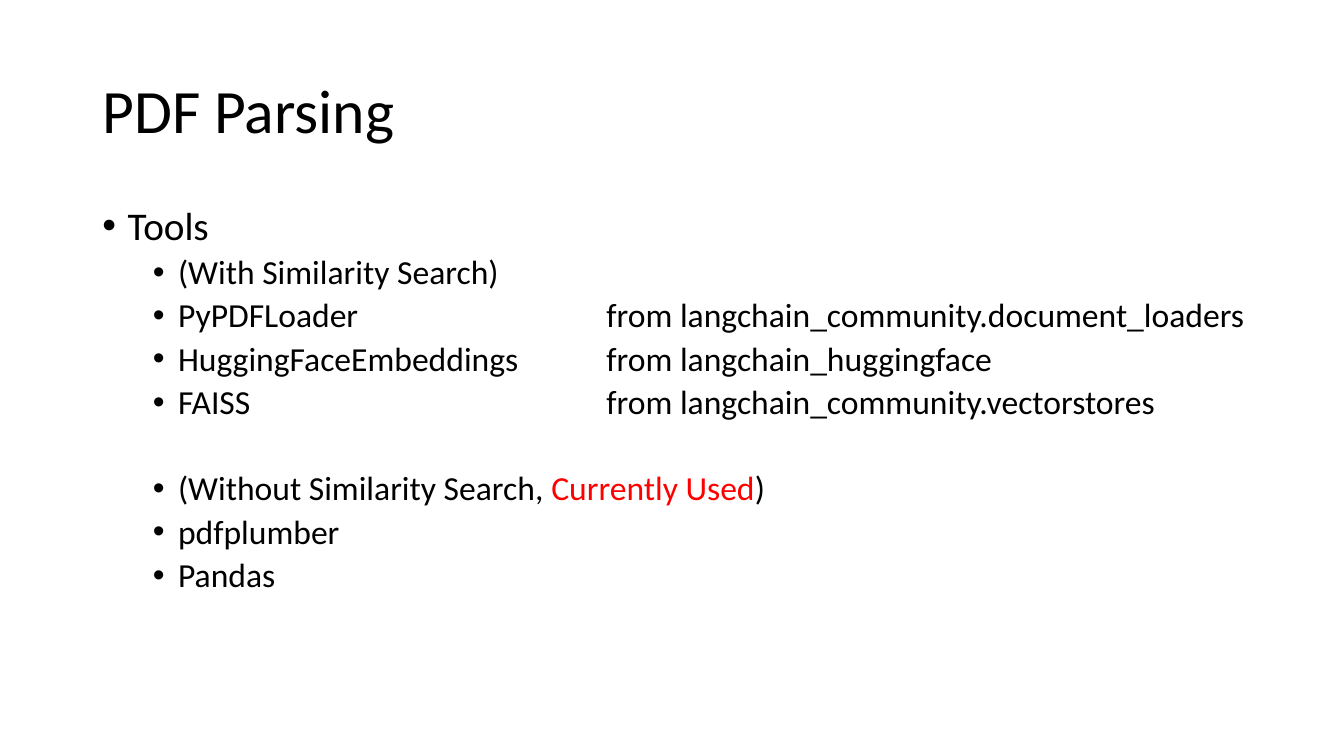
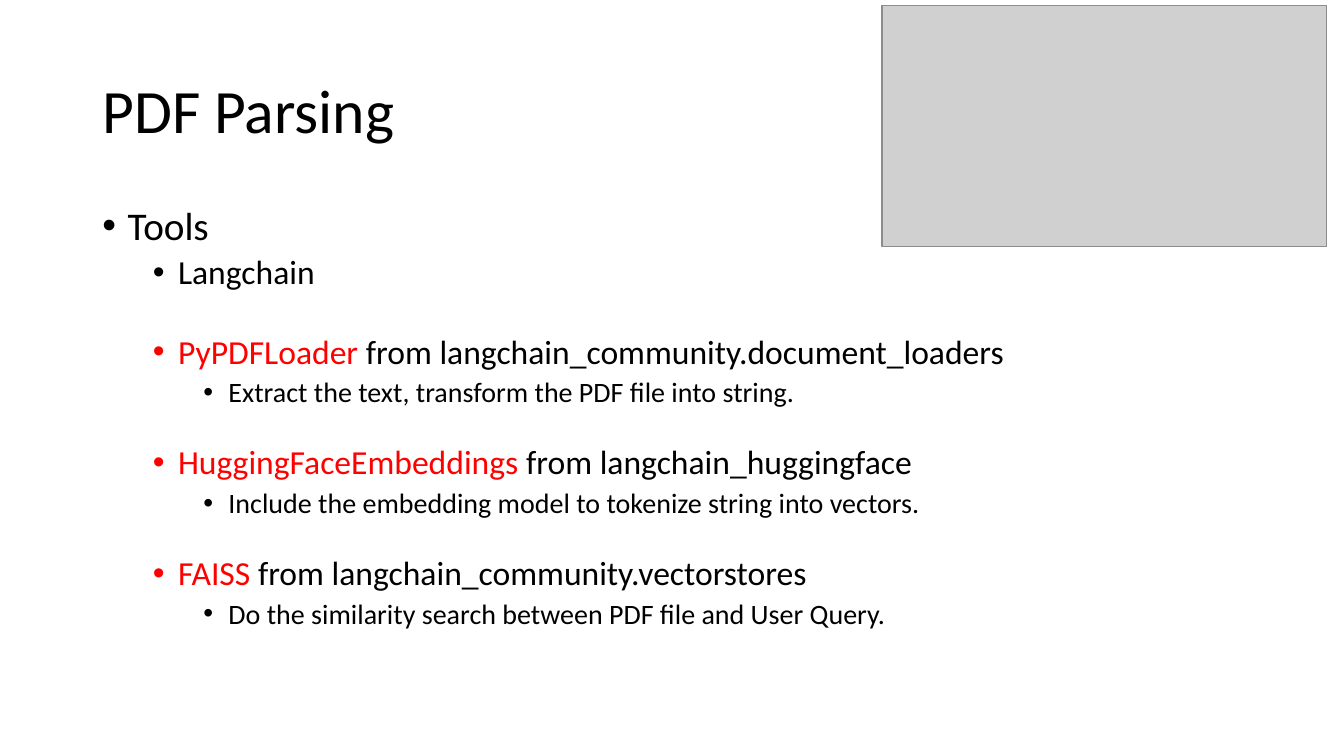
Before and after one commit to yqlai/CModel, a slide deck: slide 6 of 賴宥齊_AI.pptx (slide 3 before the commit). Drawn at 1344x756 pixels with LibreOffice and Linux fonts; fonts in the diff are those of the drawing; grey boxes stand for pictures. Boxes give left, top, right and bottom in pixels: in the first picture for what was removed or moved away, otherwise in the second. Text is boxed around its words. In the diff, an @@ line names an element or a change of style, - is before the commit and + after.

```diff
--- a/賴宥齊_AI.pptx
+++ b/賴宥齊_AI.pptx
@@ picture added at [882,6,1327,247] @@
@@ text at [178,260,315,290]: text changed @@
-  • (With Similarity Search)
+  • Langchain
@@ text at [178,340,1004,591]: text colour #000000 to #FF0000 in "PyPDFLoader", "HuggingFaceEmbeddings", "FAISS" @@
@@ text at [228,382,794,407]: paragraph added @@
+    • Extract the text, transform the PDF file into string.
@@ text at [228,493,919,518]: paragraph added @@
+    • Include the embedding model to tokenize string into vectors.
@@ text at [228,604,885,629]: text changed; size 24 to 20 pt @@
-  • (Without Similarity Search, Currently Used)
-  • pdfplumber
-  • Pandas
+    • Do the similarity search between PDF file and User Query.
```
Also in this commit, not shown: 8 other slides changed, 8 slides added, 1 slide removed, 10 other files.
